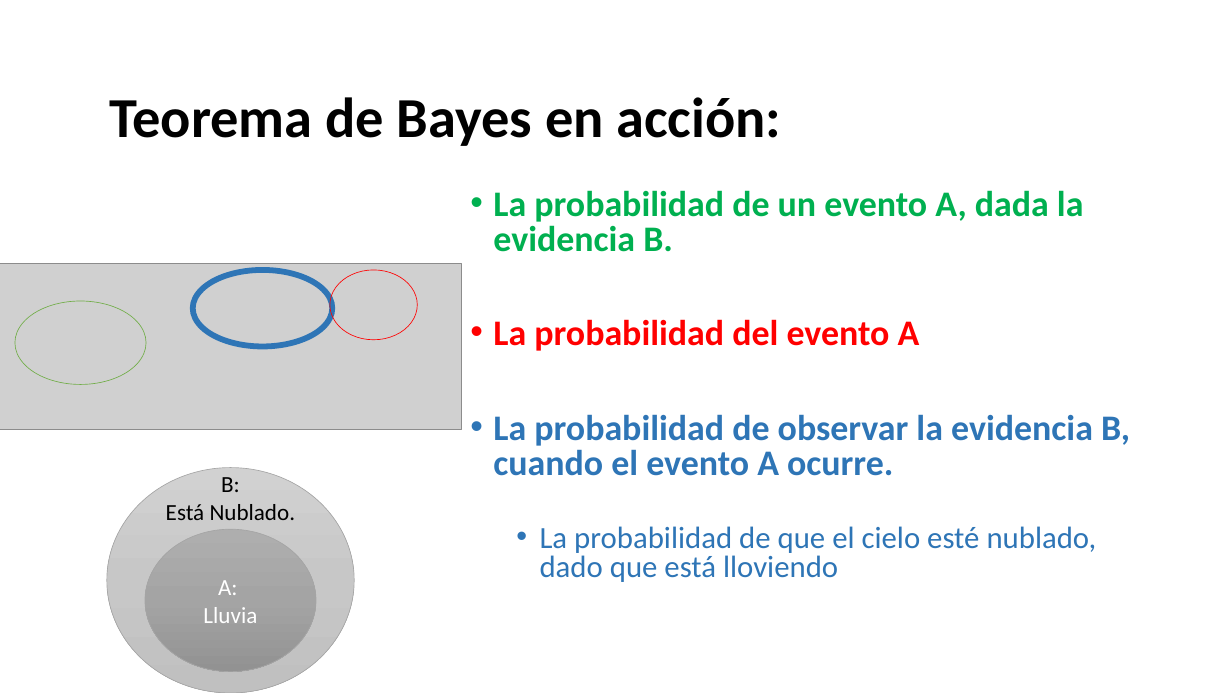
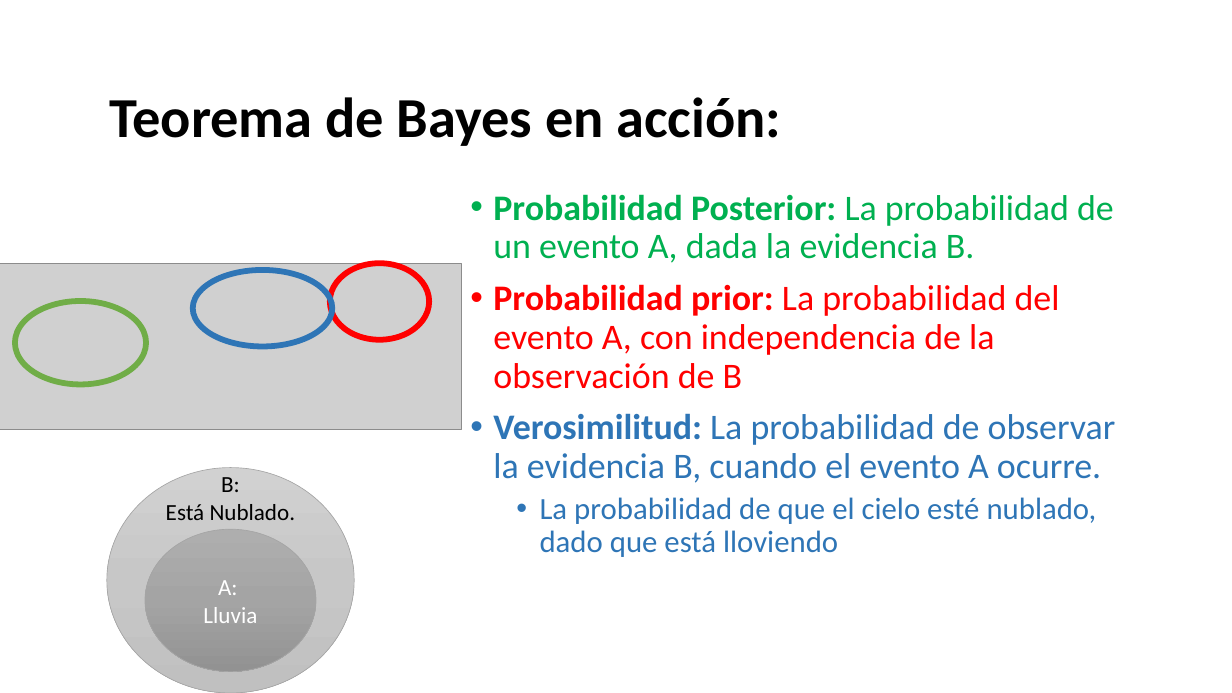
Before and after one commit to Adrifelcha/afchavez-019, a slide deck: slide 64 of JeanPiaget/2019-2020/Cuarentena/Sexto - Clases Remotas/AMC2020_InferenciaProbabilistica-1.pptx (slide 26 before the commit). Drawn at 1232x693 pixels with LibreOffice and Linux fonts; fonts in the diff are those of the drawing; grey boxes stand for pictures. Boxes give left, top, right and bottom in pixels: in the first picture for what was removed or moved away, otherwise in the second. Text is boxed around its words. In the diff, an @@ line names an element or a change of style, - is before the commit and + after.

```diff
--- a/JeanPiaget/2019-2020/Cuarentena/Sexto - Clases Remotas/AMC2020_InferenciaProbabilistica-1.pptx
+++ b/JeanPiaget/2019-2020/Cuarentena/Sexto - Clases Remotas/AMC2020_InferenciaProbabilistica-1.pptx
@@ text at (x1=493, y1=194, x2=1116, y2=483): text changed; text colour #2E75B6 to #FF0000; bold off @@
-• La probabilidad de un evento A, dada la evidencia B.
-• La probabilidad del evento A
-• La probabilidad de observar la evidencia B, cuando el evento A ocurre.
+• Probabilidad Posterior: La probabilidad de un evento A, dada la evidencia B.
+• Probabilidad prior: La probabilidad del evento A, con independencia de la observación de B
+• Verosimilitud: La probabilidad de observar la evidencia B, cuando el evento A ocurre.
@@ ellipse resized from (x1=330, y1=270, x2=418, y2=340) to (x1=330, y1=263, x2=429, y2=340) @@
@@ ellipse at (x1=330, y1=263, x2=429, y2=340): outline #FF0000 0.5 pt to #FF0000 4.5 pt @@
@@ ellipse at (x1=15, y1=301, x2=146, y2=384): outline #70AD47 0.5 pt to #70AD47 4.5 pt @@
@@ text at (x1=540, y1=497, x2=1097, y2=557): line spacing 0.8 to 0.9 @@
```
Also in this commit, not shown: 12 other slides changed, 69 slides added, 8 slides removed, 16 other files.
